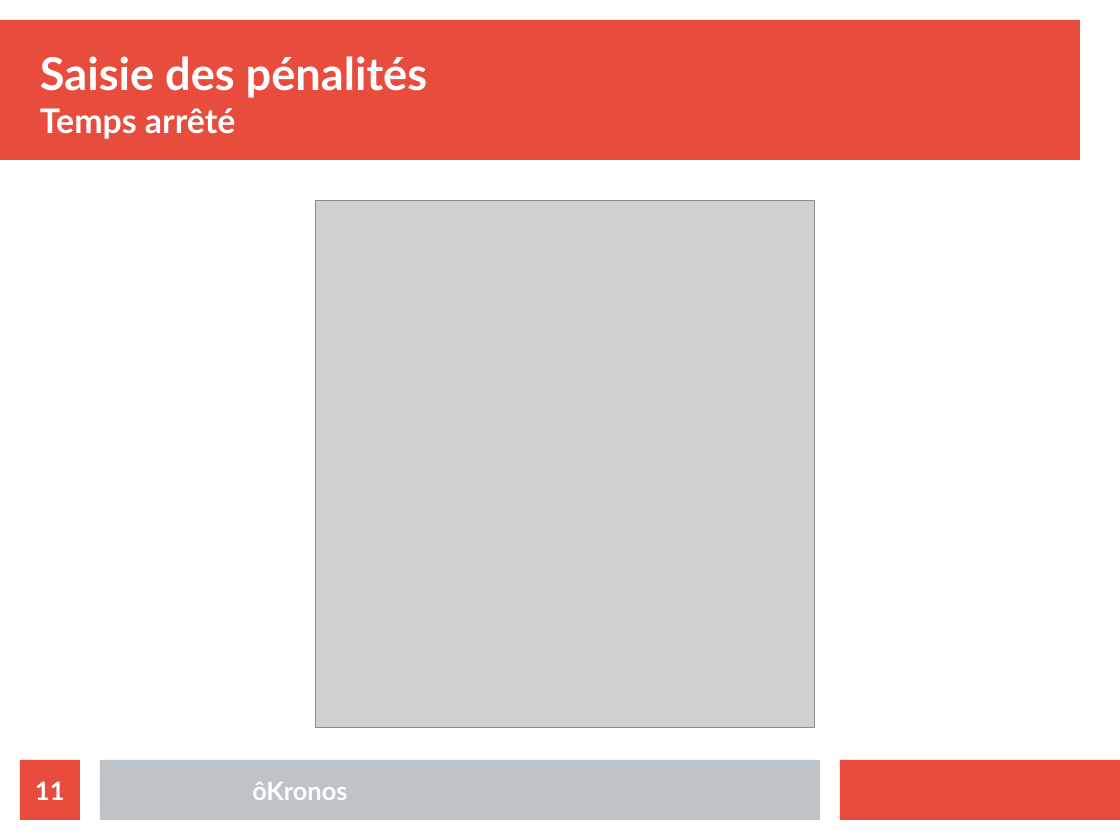
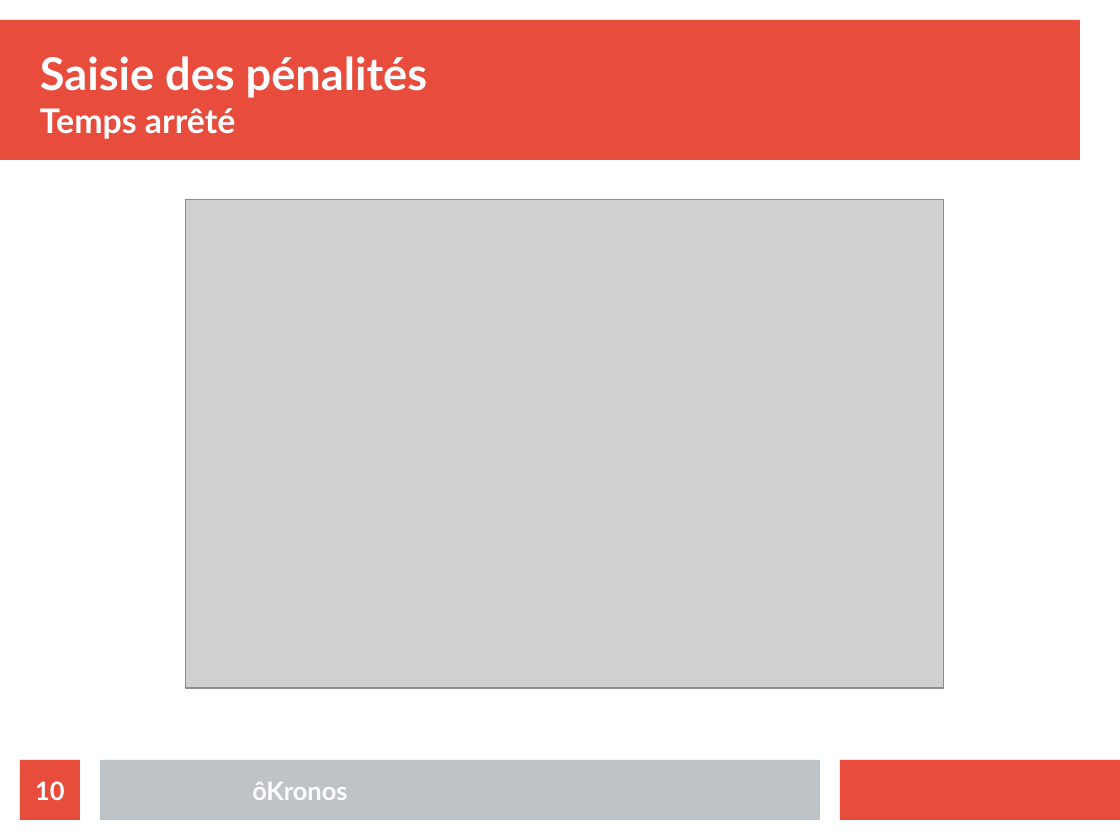
Before and after one commit to Tazahm/oKronos, a slide deck: slide 10 of doc/src/oKronos-intro.odp (slide 11 before the commit). Drawn at 1120x840 pixels with LibreOffice and Linux fonts; fonts in the diff are those of the drawing; grey boxes stand for pictures. Boxes give left, top, right and bottom in pixels: in the first picture for what was removed or moved away, otherwise in the second. Text is boxed around its words. In the diff, an @@ line names an element or a change of style, - is before the commit and + after.

```diff
--- a/doc/src/oKronos-intro.odp
+++ b/doc/src/oKronos-intro.odp
@@ picture: place and size @@
-picture at box(315, 200, 815, 728)
+picture at box(185, 199, 944, 688)
@@ page number at box(35, 781, 64, 800): text changed @@
-11
+10
```
Also in this commit, not shown: 4 other slides changed, 1 slide removed, 5 other files.
